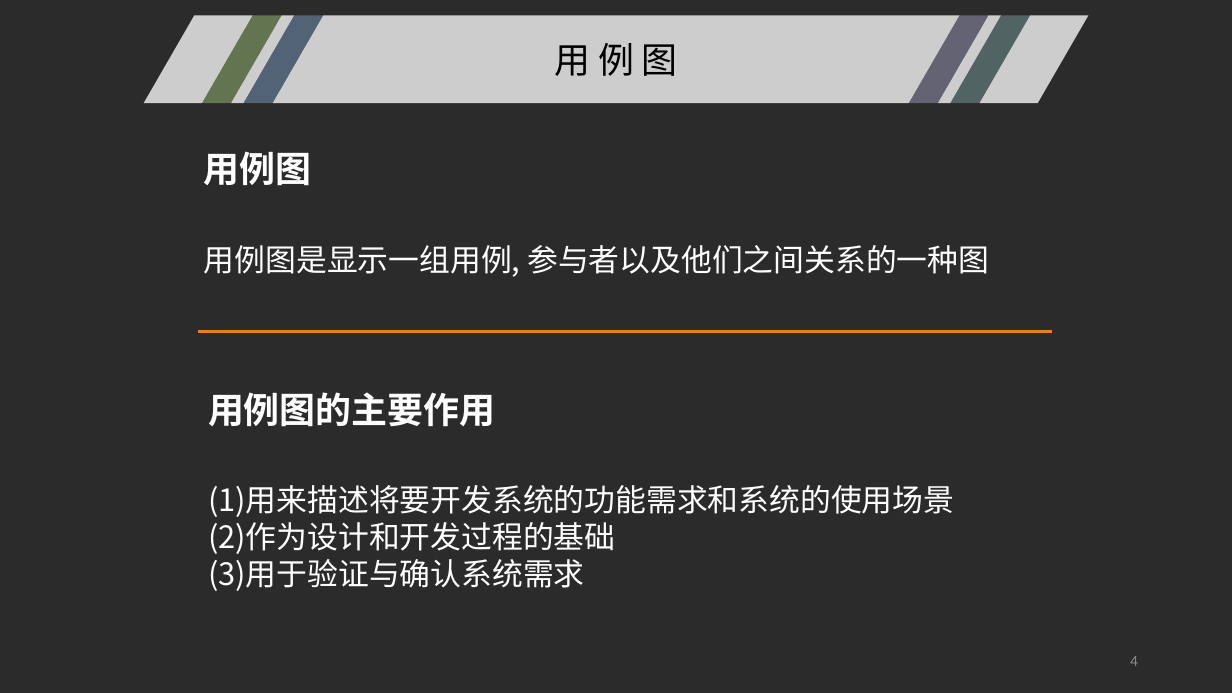
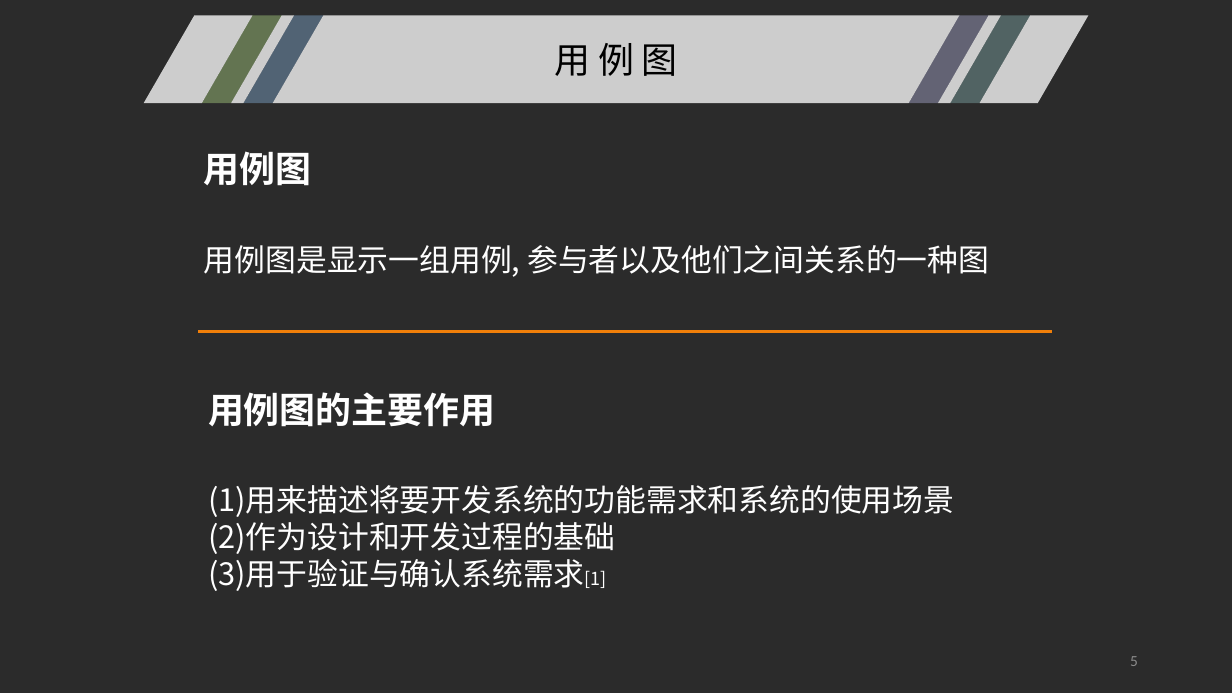
Before and after one commit to SoftwareRequirtmentsG02/Document, a slide deck: slide 5 of PPT/UML/UML基础I.pptx (slide 4 before the commit). Drawn at 1232x693 pixels with LibreOffice and Linux fonts; fonts in the diff are those of the drawing; background and template pictures are left out; a plain dark background stands for a picture behind light text. Boxes give left, top, right and bottom in pixels: in the first picture for what was removed or moved away, otherwise in the second. Text is boxed around its words. In the diff, an @@ line names an element or a change of style, - is before the commit and + after.

```diff
--- a/PPT/UML/UML基础I.pptx
+++ b/PPT/UML/UML基础I.pptx
@@ text at [208, 559, 607, 591]: text changed @@
-(3)用于验证与确认系统需求
+(3)用于验证与确认系统需求[1]
@@ page number at [1130, 656, 1138, 666]: text changed @@
-4
+5
```
Also in this commit, not shown: 7 other slides changed.
